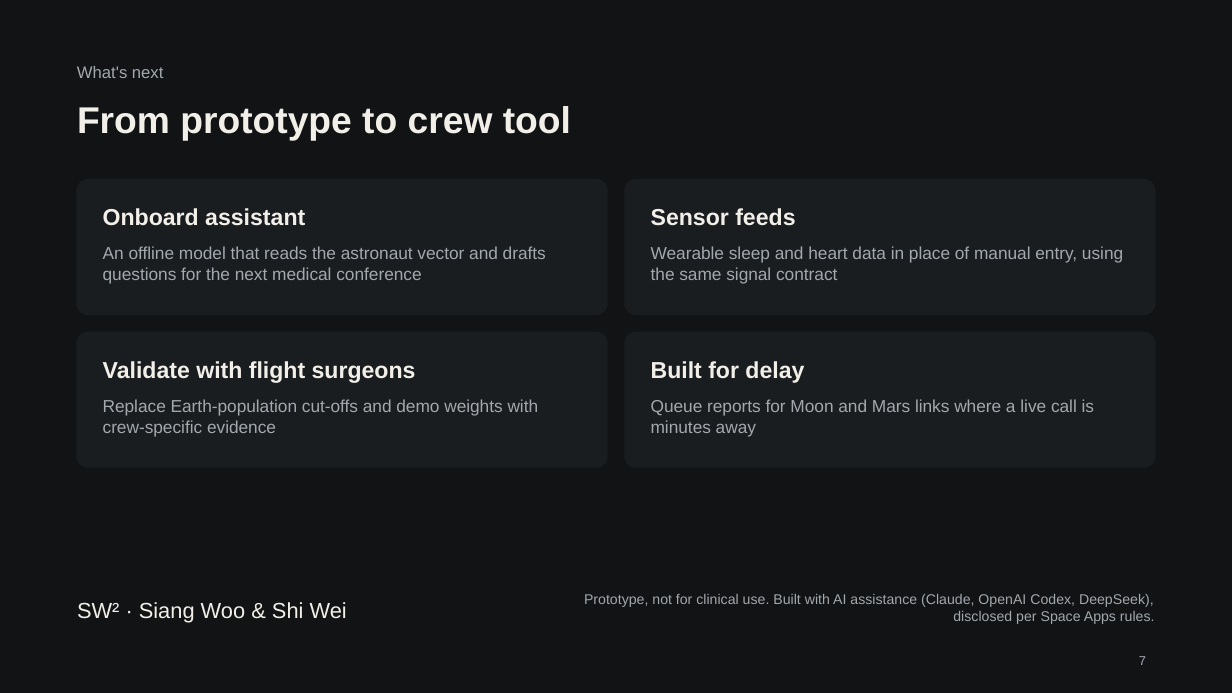
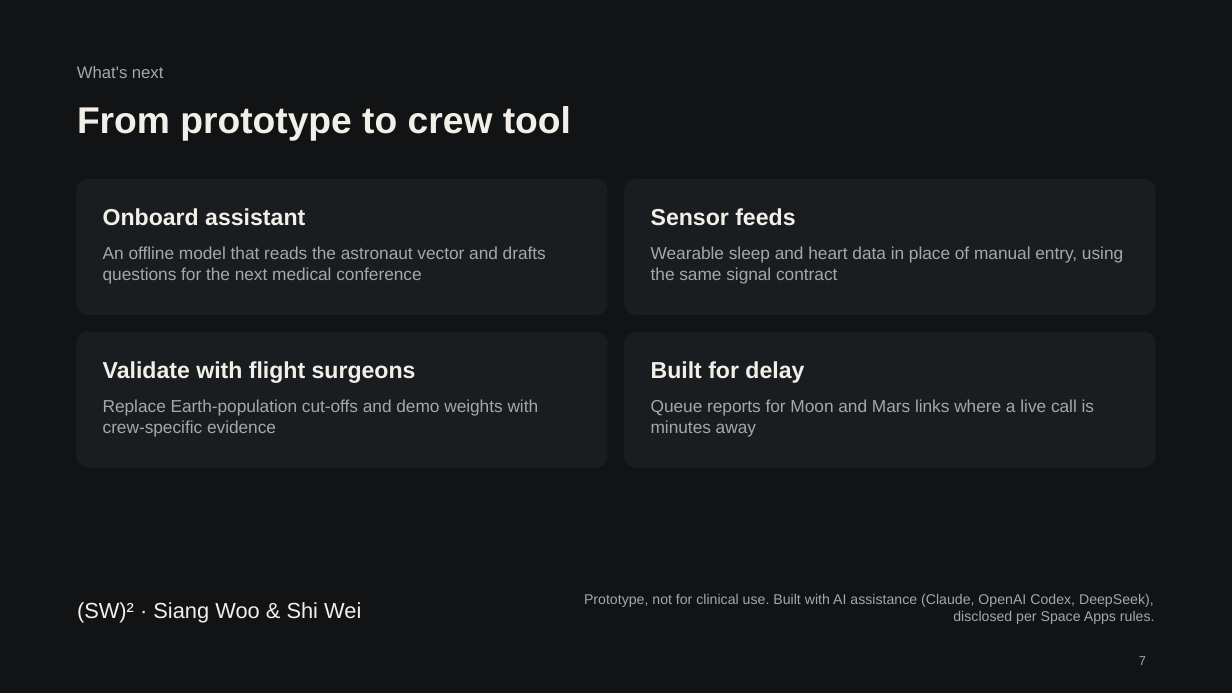
Before and after one commit to S-W-Leong/microG-sentinel, a slide deck: slide 7 of docs/slides/MicroG-Sentinel-slides.pptx. Drawn at 1232x693 pixels with LibreOffice and Linux fonts; fonts in the diff are those of the drawing. Boxes give left, top, right and bottom in pixels: in the first picture for what was removed or moved away, otherwise in the second. Text is boxed around its words. In the diff, an @@ line names an element or a change of style, - is before the commit and + after.

```diff
--- a/docs/slides/MicroG-Sentinel-slides.pptx
+++ b/docs/slides/MicroG-Sentinel-slides.pptx
@@ text at (77, 602, 361, 623): text changed @@
-SW² · Siang Woo & Shi Wei
+(SW)² · Siang Woo & Shi Wei
```
Also in this commit, not shown: 1 other slide changed, 8 other files.
